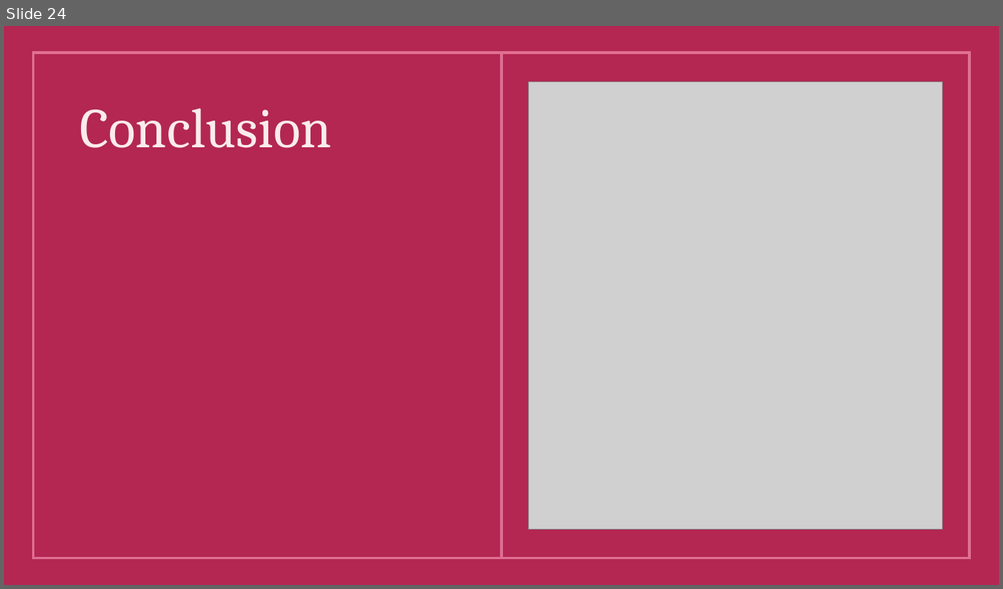
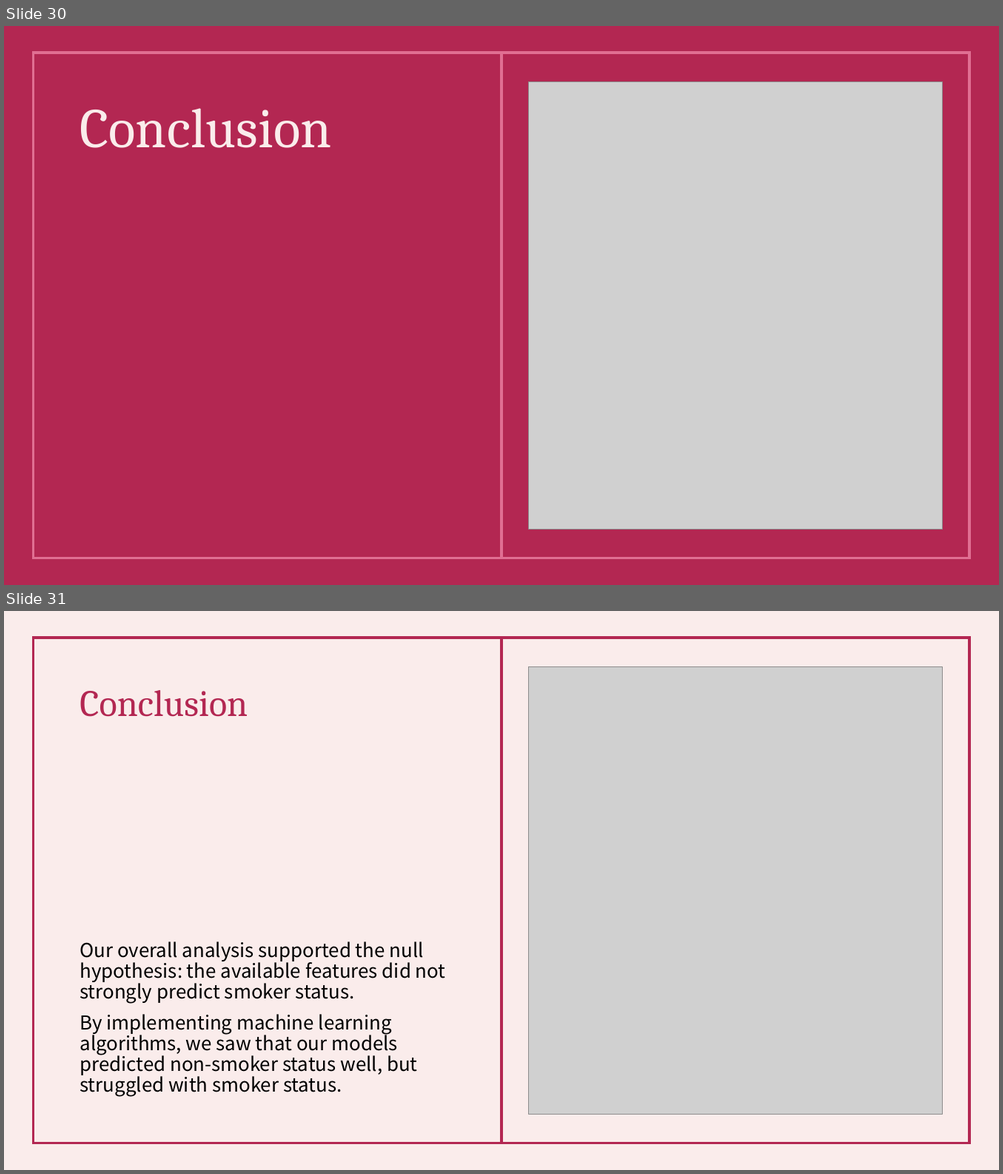
Before and after one commit to FaatimahMajothi98/OKCupid-Machine-Learning-Portfolio-Project, a slide deck: OKCupid-Date-A-Scientist-Starter/OKCupid – Machine Learning Analysis.pptx. Shown one above the other, each under a label of ours: slide 24 before the commit, slides 30 and 31 after it. The pictures are 1003x589 and 1003x1174 pixels, drawn with LibreOffice and Linux fonts; fonts in the diff are those of the drawing; grey boxes stand for pictures. Boxes give left, top, right and bottom in pixels: in the first picture for what was removed or moved away, otherwise in the second. Text is boxed around its words. In the diff, an @@ line names an element or a change of style, - is before the commit and + after.

```diff
--- a/OKCupid-Date-A-Scientist-Starter/OKCupid – Machine Learning Analysis.pptx
+++ b/OKCupid-Date-A-Scientist-Starter/OKCupid – Machine Learning Analysis.pptx
@@ slide 31 added at (4,611,999,1170), background #FAECEB; not listed: 3 template elements that a slide beside it also shows @@
@@ line added from (502, 1141) to (502, 638), #B32752 2.25 pt @@
@@ picture added at (529,667,942,1115) @@
@@ title added at (79,690,247,717), 36 pt, text #B32752 @@
+Conclusion
@@ text added at (79,942,446,1097), 18.5 pt, text #000000 @@
+Our overall analysis supported the null hypothesis: the available features did not strongly predict smoker status.
+By implementing machine learning algorithms, we saw that our models predicted non-smoker status well, but struggled with smoker status.
@@ what was slide 24 is now slide 30 @@
```
Also in this commit, not shown: 5 slides changed, 9 other slides added, 5 slides removed, 1 other file.
